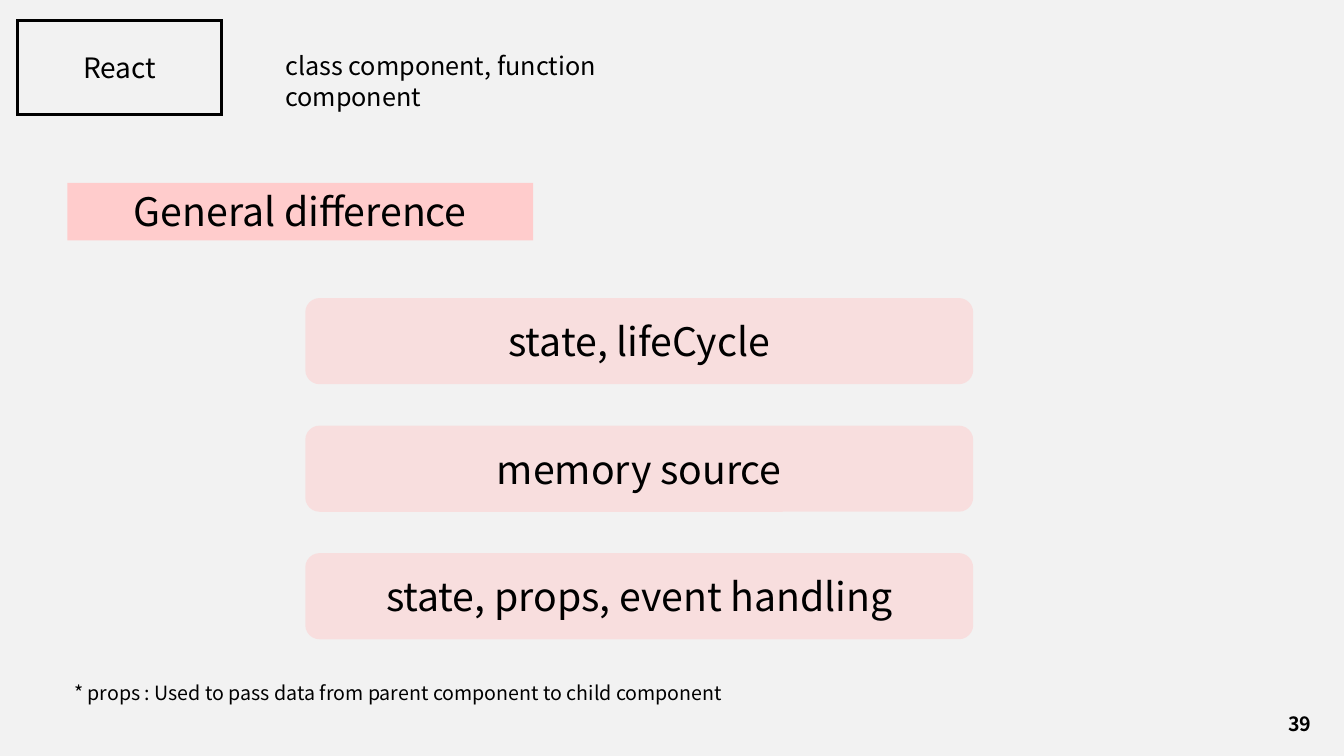
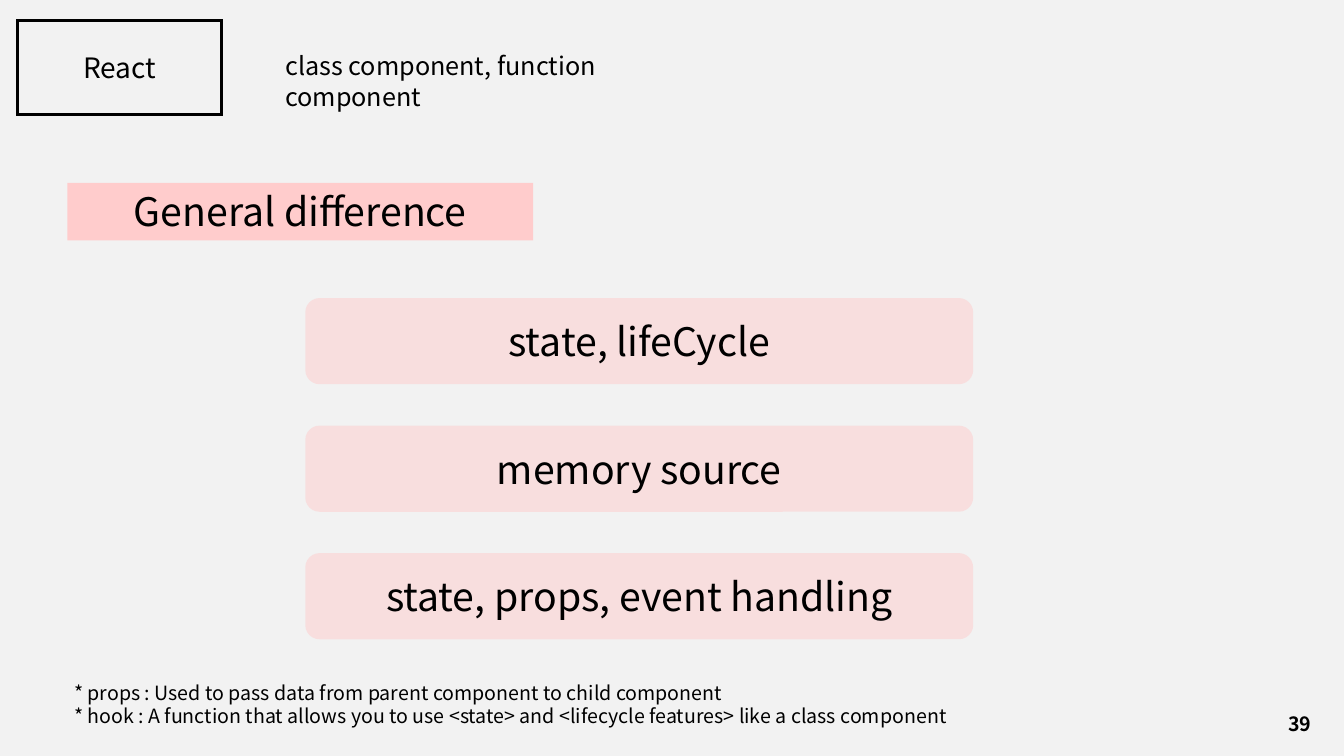
Before and after one commit to J3SUNG/Seminar, a slide deck: slide 39 of 210201_React.pptx. Drawn at 1344x756 pixels with LibreOffice and Linux fonts; fonts in the diff are those of the drawing. Boxes give left, top, right and bottom in pixels: in the first picture for what was removed or moved away, otherwise in the second. Text is boxed around its words. In the diff, an @@ line names an element or a change of style, - is before the commit and + after.

Commit message:
21-02-01-06

```diff
--- a/210201_React.pptx
+++ b/210201_React.pptx
@@ text at (88, 703, 947, 728): paragraph added @@
+* hook : A function that allows you to use <state> and <lifecycle features> like a class component
```
Also in this commit, not shown: 2 slides added.
